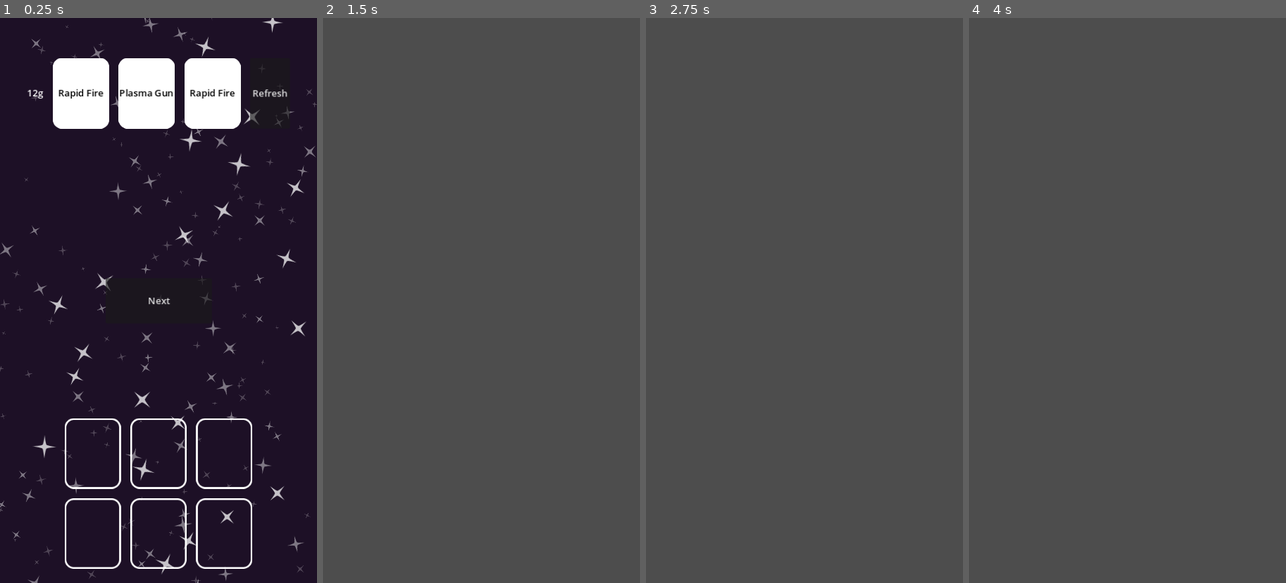
Above: before the commit, frames 1-4 (left to right).
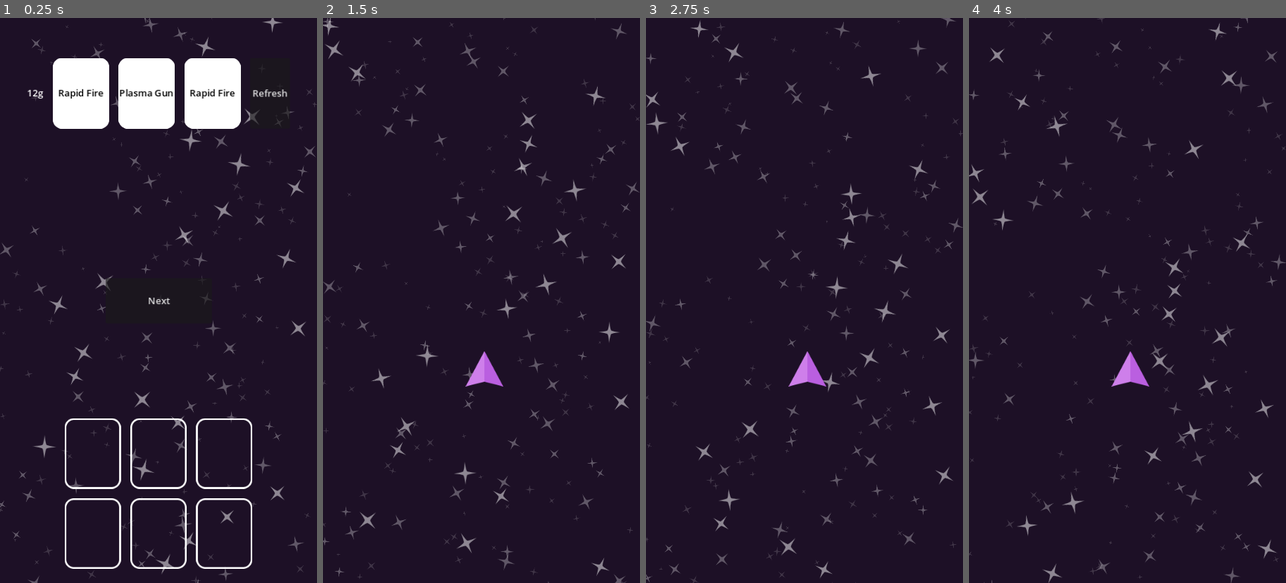
Above: after the commit, the same moments.

Repository: rosswaredev/space-game
Game: Godot game, scene res://scenes/main/main.tscn
Two runs of this game, one before a commit and one after it. Both use one fixed random seed, a clock stepped at 60 frames per second and the inputs below.
Inputs (mouse positions are in pixels of both pictures, inside the frame that each line leads up to):
- Up to frame 1 (0.25 s): no input
- Up to frame 2 (1.5 s): click "Next" at 0.5 s; move the mouse to (551, 272) at 1.27 s; click (551, 272) at 1.42 s
- Up to frame 3 (2.75 s): drag from (741, 328) to (788, 413) at 2.02 s
- Up to frame 4 (4 s): move the mouse to (1159, 176) at 2.77 s; click (1159, 176) at 2.92 s; drag from (1111, 413) to (1032, 215) at 3.52 s

The runs differ from the first frame. In frame 1, 1.4% of the frame differs, in the area x 0-100%, y 0-100%; in frame 2, 99%; in frame 3, 99%; in frame 4, 99%.

Commit message:
battle scene deck

Diff:
--- a/resources/game_events.gd
+++ b/resources/game_events.gd
@@ -1 +1,10 @@
 extends Node
+
+
+enum Screen {
+	STORE,
+	BATTLE
+}
+
+
+signal screen_changed(screen: Screen, scene)
--- a/scenes/battle_screen/battle_screen.gd
+++ b/scenes/battle_screen/battle_screen.gd
@@ -1,5 +1,24 @@
 extends CanvasLayer
+class_name BattleScreen
+
+
+signal battle_screen_ready
+
+@onready var deck_ui = %Deck
+
+var deck_cards: Array[CardDefinition] = []
 
 
 func _ready() -> void:
-	print('Battle Screen')
+	GameEvents.screen_changed.emit(GameEvents.Screen.BATTLE, self)
+
+
+func display_deck(cards: Array[CardDefinition]) -> void:
+	deck_cards = cards
+
+	var deck_ui_cards = deck_ui.get_children()
+	for deck_card_index in deck_ui_cards.size():
+		var deck_card: CardControl = deck_ui.get_child(deck_card_index)
+		var card = cards[deck_card_index]
+
+		deck_card.set_card_details(card)
--- a/scenes/battle_screen/battle_screen.tscn
+++ b/scenes/battle_screen/battle_screen.tscn
@@ -1,6 +1,44 @@
-[gd_scene load_steps=2 format=3 uid="uid://cy8qm6l2hbgkh"]
+[gd_scene load_steps=4 format=3 uid="uid://cy8qm6l2hbgkh"]
 
 [ext_resource type="Script" path="res://scenes/battle_screen/battle_screen.gd" id="1_66na8"]
+[ext_resource type="PackedScene" uid="uid://dktybapk8hxg2" path="res://scenes/card_control/card_control.tscn" id="2_2r74u"]
+[ext_resource type="PackedScene" uid="uid://cgn7axrbfbcvr" path="res://scenes/player/player.tscn" id="3_jmdev"]
 
 [node name="BattleScreen" type="CanvasLayer"]
 script = ExtResource("1_66na8")
+
+[node name="DeckContainer" type="CenterContainer" parent="."]
+anchors_preset = 15
+anchor_right = 1.0
+anchor_bottom = 1.0
+offset_top = 656.0
+grow_horizontal = 2
+grow_vertical = 2
+
+[node name="Deck" type="GridContainer" parent="DeckContainer"]
+unique_name_in_owner = true
+layout_mode = 2
+theme_override_constants/h_separation = 16
+theme_override_constants/v_separation = 16
+columns = 3
+
+[node name="DeckCard" parent="DeckContainer/Deck" instance=ExtResource("2_2r74u")]
+layout_mode = 2
+
+[node name="DeckCard2" parent="DeckContainer/Deck" instance=ExtResource("2_2r74u")]
+layout_mode = 2
+
+[node name="DeckCard3" parent="DeckContainer/Deck" instance=ExtResource("2_2r74u")]
+layout_mode = 2
+
+[node name="DeckCard4" parent="DeckContainer/Deck" instance=ExtResource("2_2r74u")]
+layout_mode = 2
+
+[node name="DeckCard5" parent="DeckContainer/Deck" instance=ExtResource("2_2r74u")]
+layout_mode = 2
+
+[node name="DeckCard6" parent="DeckContainer/Deck" instance=ExtResource("2_2r74u")]
+layout_mode = 2
+
+[node name="Player" parent="." instance=ExtResource("3_jmdev")]
+position = Vector2(275, 596)
--- a/scenes/card_control/card_control.gd
+++ b/scenes/card_control/card_control.gd
@@ -6,14 +6,18 @@
 
 
 func _ready():
-	set_controls()
+#	set_controls()
+	pass
 
 
 func set_card_details(card_definition: CardDefinition):
 	card = card_definition
+
 	set_controls()
 
 
 func set_controls():
 	if $NameLabel and card:
 		$NameLabel.text = card.name
+	else:
+		self.modulate.a = 0
--- a/scenes/game/game.gd
+++ b/scenes/game/game.gd
@@ -9,9 +9,23 @@
 
 
 func _ready() -> void:
+	GameEvents.screen_changed.connect(_on_screen_changed)
+
+
+
 	store_screen.spend_gold.connect(on_spend_gold)
 	store_screen.deck_changed.connect(on_deck_changed)
 	store_screen.display_gold(12)
+
+
+func _on_screen_changed(screen: GameEvents.Screen, scene):
+	match screen:
+		GameEvents.Screen.BATTLE:
+			_connect_battle_screen(scene)
+
+
+func _connect_battle_screen(battle_screen: BattleScreen):
+	battle_screen.display_deck(deck)
 
 
 func on_spend_gold(gold_amount: int) -> void:
--- a/scenes/main/main.tscn
+++ b/scenes/main/main.tscn
@@ -2,11 +2,31 @@
 
 [ext_resource type="Script" path="res://scenes/main/main.gd" id="1_6qbfx"]
 [ext_resource type="Script" path="res://scenes/game/game.gd" id="2_0qndh"]
-[ext_resource type="PackedScene" uid="uid://cgn7axrbfbcvr" path="res://scenes/player/player.tscn" id="2_a1wjt"]
 [ext_resource type="PackedScene" uid="uid://l7jxj35kfaps" path="res://scenes/store_screen/store_screen.tscn" id="2_acpmm"]
+[ext_resource type="PackedScene" uid="uid://cv6ys3xu05iku" path="res://scenes/star-field/star-field.tscn" id="2_xtujl"]
 
 [node name="Main" type="Node"]
 script = ExtResource("1_6qbfx")
+
+[node name="Background" type="Control" parent="."]
+layout_mode = 3
+anchors_preset = 15
+anchor_right = 1.0
+anchor_bottom = 1.0
+grow_horizontal = 2
+grow_vertical = 2
+
+[node name="ColorRect" type="ColorRect" parent="Background"]
+layout_mode = 1
+anchors_preset = 15
+anchor_right = 1.0
+anchor_bottom = 1.0
+grow_horizontal = 2
+grow_vertical = 2
+color = Color(0.113725, 0.0627451, 0.14902, 1)
+
+[node name="StarField" parent="Background" instance=ExtResource("2_xtujl")]
+position = Vector2(270, -20)
 
 [node name="Game" type="Node2D" parent="." groups=["game"]]
 unique_name_in_owner = true
@@ -14,7 +34,3 @@
 
 [node name="StoreScreen" parent="Game" instance=ExtResource("2_acpmm")]
 unique_name_in_owner = true
-
-[node name="Player" parent="." instance=ExtResource("2_a1wjt")]
-visible = false
-position = Vector2(275, 700)
--- a/scenes/star-field/star-field.tscn
+++ b/scenes/star-field/star-field.tscn
@@ -16,7 +16,7 @@
 orbit_velocity_min = 0.0
 orbit_velocity_max = 0.0
 scale_min = 0.8
-color = Color(1, 1, 1, 0.745098)
+color = Color(1, 1, 1, 0.5)
 
 [sub_resource type="ParticleProcessMaterial" id="ParticleProcessMaterial_wxq47"]
 emission_shape = 3
@@ -33,7 +33,7 @@
 orbit_velocity_max = 0.0
 scale_min = 0.4
 scale_max = 0.8
-color = Color(1, 1, 1, 0.427451)
+color = Color(1, 1, 1, 0.3)
 
 [sub_resource type="ParticleProcessMaterial" id="ParticleProcessMaterial_6npcg"]
 emission_shape = 3
@@ -50,7 +50,7 @@
 orbit_velocity_max = 0.0
 scale_min = 0.2
 scale_max = 0.5
-color = Color(1, 1, 1, 0.219608)
+color = Color(1, 1, 1, 0.15)
 
 [node name="StarField" type="Node2D"]
 
--- a/scenes/store_screen/store_screen.tscn
+++ b/scenes/store_screen/store_screen.tscn
@@ -1,31 +1,10 @@
-[gd_scene load_steps=4 format=3 uid="uid://l7jxj35kfaps"]
+[gd_scene load_steps=3 format=3 uid="uid://l7jxj35kfaps"]
 
 [ext_resource type="Script" path="res://scenes/store_screen/store_screen.gd" id="1_c6lvt"]
-[ext_resource type="PackedScene" uid="uid://cv6ys3xu05iku" path="res://scenes/star-field/star-field.tscn" id="2_2rfbf"]
 [ext_resource type="PackedScene" uid="uid://d2uvlvrnbae52" path="res://scenes/deck_slot/deck_slot.tscn" id="3_3kf6f"]
 
 [node name="StoreScreen" type="CanvasLayer"]
 script = ExtResource("1_c6lvt")
-
-[node name="Background" type="Control" parent="."]
-layout_mode = 3
-anchors_preset = 15
-anchor_right = 1.0
-anchor_bottom = 1.0
-grow_horizontal = 2
-grow_vertical = 2
-
-[node name="ColorRect" type="ColorRect" parent="Background"]
-layout_mode = 1
-anchors_preset = 15
-anchor_right = 1.0
-anchor_bottom = 1.0
-grow_horizontal = 2
-grow_vertical = 2
-color = Color(0.113725, 0.0627451, 0.14902, 1)
-
-[node name="StarField" parent="Background" instance=ExtResource("2_2rfbf")]
-position = Vector2(270, -20)
 
 [node name="HBoxContainer" type="HBoxContainer" parent="."]
 anchors_preset = 10
--- a/scenes/ui/deck_ui.tscn
+++ /dev/null
@@ -1,9 +0,0 @@
-[gd_scene format=3 uid="uid://clkbnbgmlql4o"]
-
-[node name="DeckUI" type="CenterContainer"]
-anchors_preset = 15
-anchor_right = 1.0
-anchor_bottom = 1.0
-offset_top = 621.0
-grow_horizontal = 2
-grow_vertical = 2
Binary file added: assets/resurrect-64-1x.png
Not shown, added: assets/resurrect-64-1x.png.import
